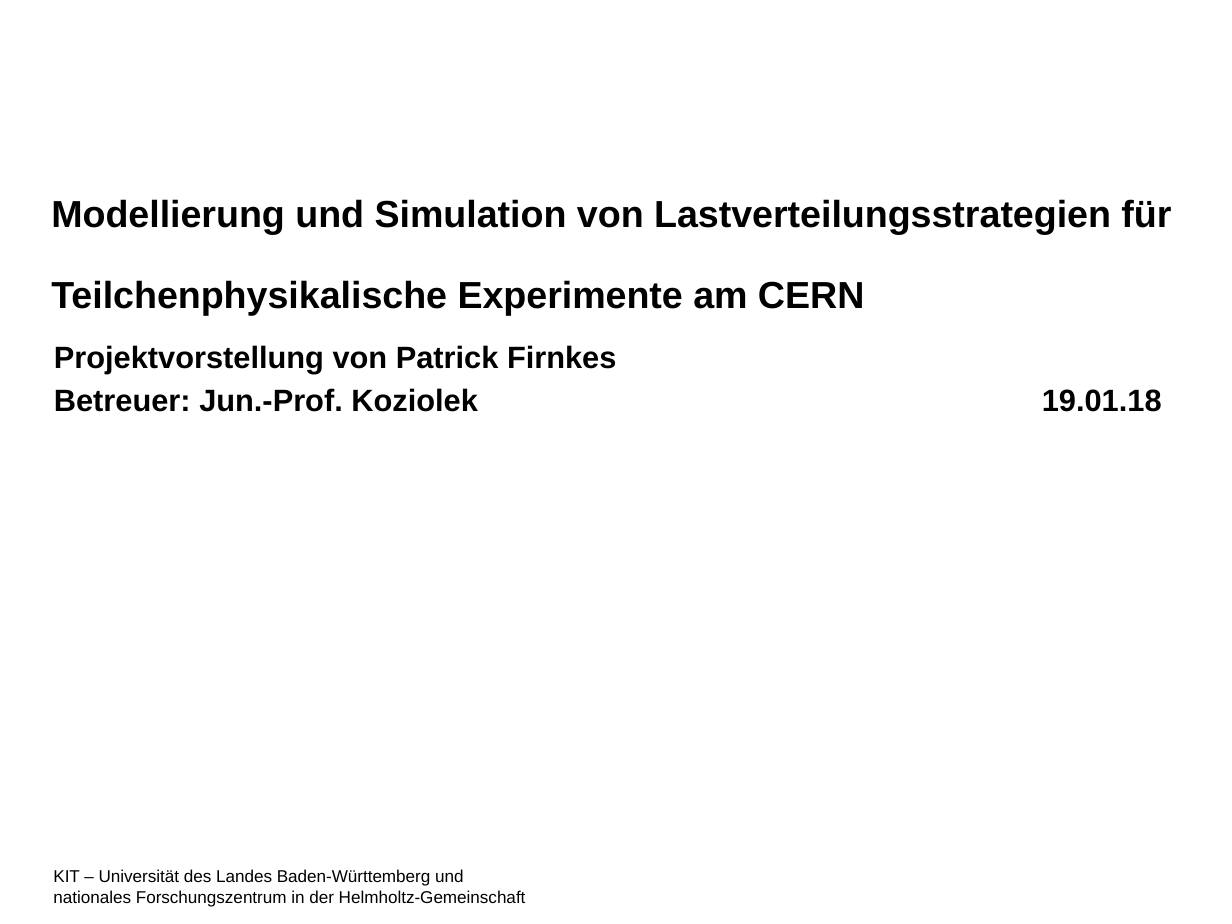
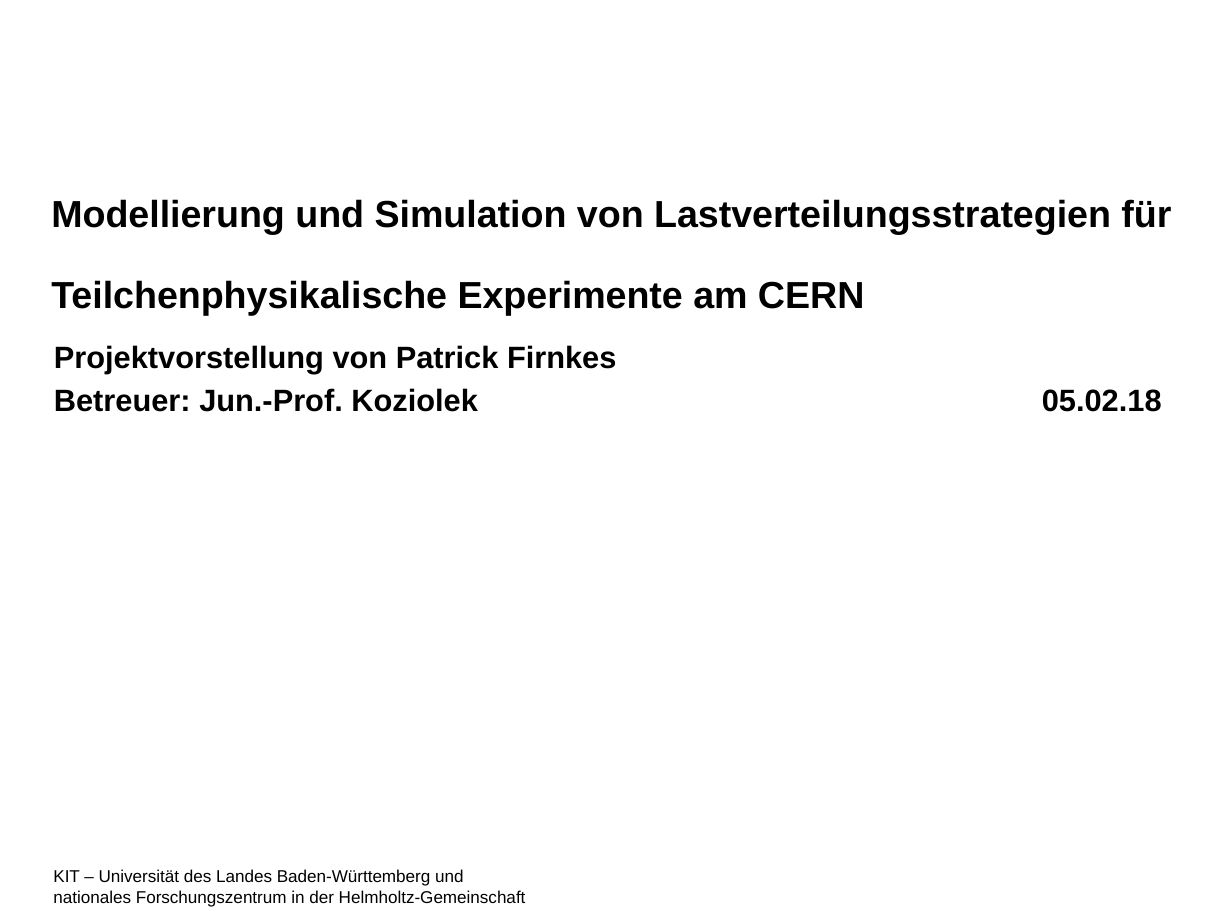
Before and after one commit to PatFirn/wlcg-loadbalancing, a slide deck: slide 1 of presentations/projekt-vorstellung.pptx. Drawn at 1232x924 pixels with LibreOffice and Linux fonts; fonts in the diff are those of the drawing; background and template pictures are left out. Boxes give left, top, right and bottom in pixels: in the first picture for what was removed or moved away, otherwise in the second. Text is boxed around its words. In the diff, an @@ line names an element or a change of style, - is before the commit and + after.

```diff
--- a/presentations/projekt-vorstellung.pptx
+++ b/presentations/projekt-vorstellung.pptx
@@ subtitle at (54, 388, 1162, 412): text changed @@
-Betreuer: Jun.-Prof. Koziolek 19.01.18
+Betreuer: Jun.-Prof. Koziolek 05.02.18
```
Also in this commit, not shown: 17 other slides changed.
